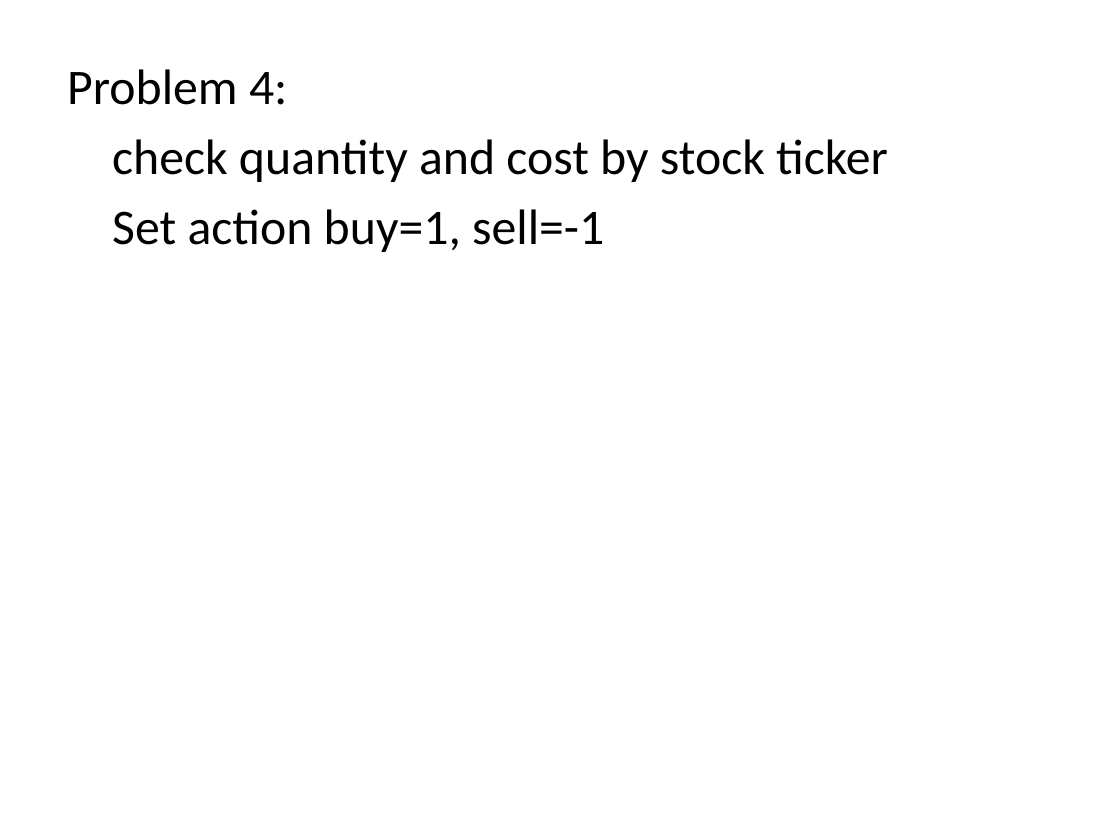
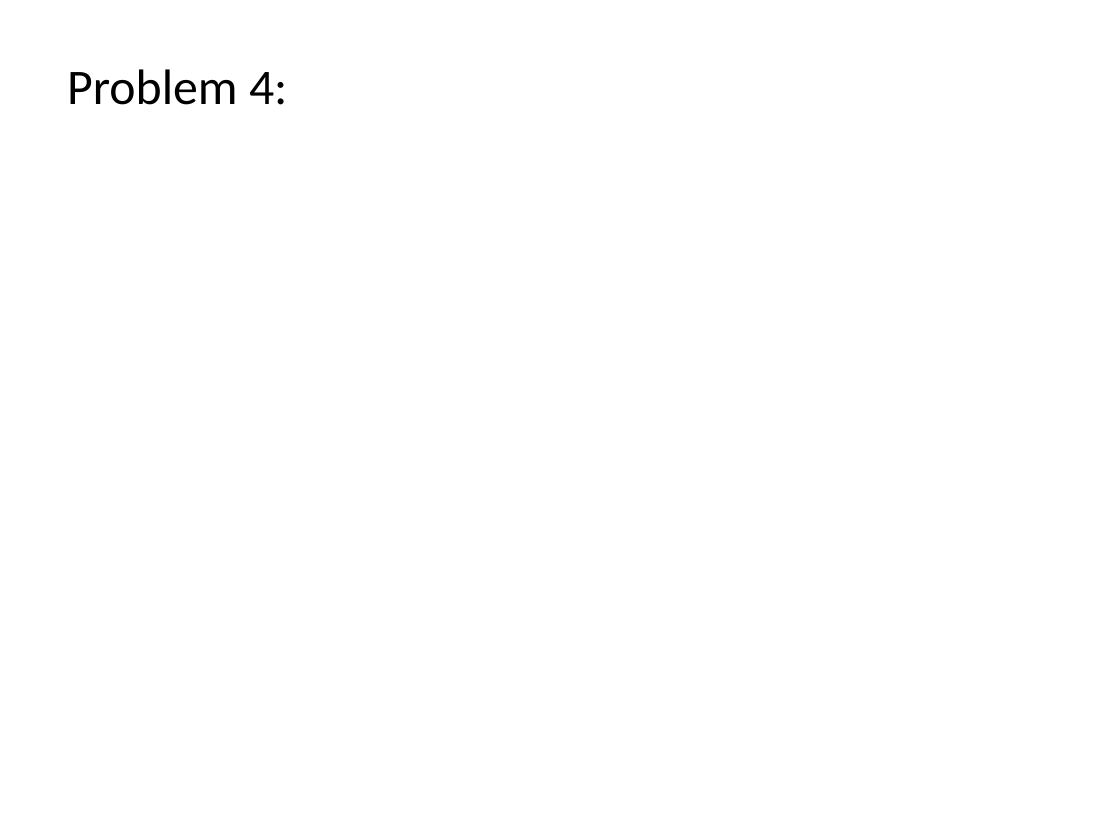
Before and after one commit to IPD8-guofeng/dotnet-group-project, a slide deck: slide 8 of Stock trade and analyst system.pptx. Drawn at 1120x840 pixels with LibreOffice and Linux fonts; fonts in the diff are those of the drawing. Boxes give left, top, right and bottom in pixels: in the first picture for what was removed or moved away, otherwise in the second. Text is boxed around its words. In the diff, an @@ line names an element or a change of style, - is before the commit and + after.

```diff
--- a/Stock trade and analyst system.pptx
+++ b/Stock trade and analyst system.pptx
@@ text at [112, 139, 888, 252]: paragraphs removed @@
-check quantity and cost by stock ticker
-Set action buy=1, sell=-1
```
Also in this commit, not shown: 1 other slide changed, 1 slide added, 1 slide removed, 15 other files.
